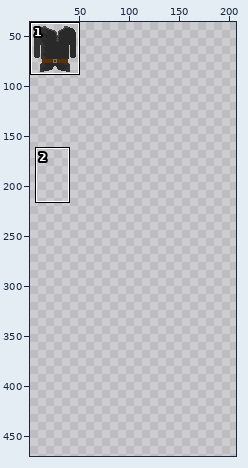
A sprite sheet gets an edit: assets/playerCustom/clothingTop/tunicBlack.png. Above: a wide view before the commit, with the close-up outlined.
Close-up. First the earlier version:
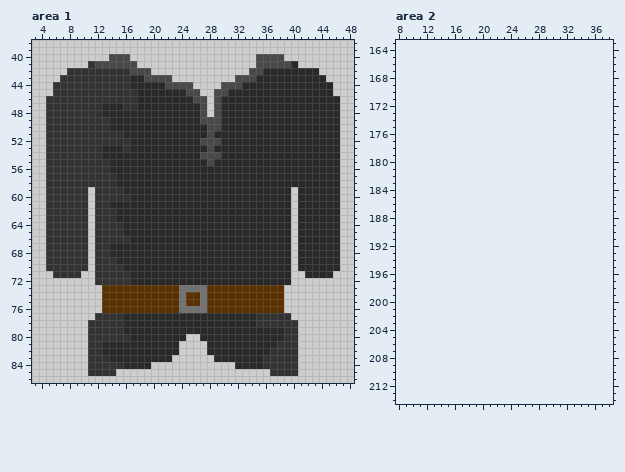
The file is 52x126 pixels. Colours within 5 levels of each other are drawn and written as one. Shown: area 1: x 3..48, y 38..86; area 2: x 8..38, y 163..214. The old version is drawn lined up with the new one, on the new canvas. The wide view leaves out empty margins. The commit also changed other parts of the picture, which this record leaves out.
Once edited:
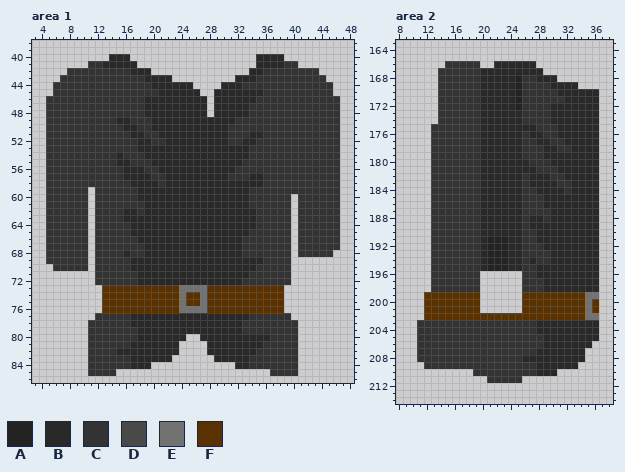
Palette (. is transparent): A #232323  B #292929  C #333333  D #494949  E #727272  F #5a3100
The exact change:
canvas 52x126 -> 208x507
Changed rows in their new state; - is an unchanged pixel.
Area 1:
first column x 5:
40 ---------BBB------------------BBBB--------
41 -------CBBBBB-----------------BBBBCC------
42 ------------BBB--------------BBCCCCCCCC---
43 ------------CCBBBB---------BBBCCCCCCCCCC--
44 ------------CCC--BBBB----BBBCCCCCCCCCCCCC-
45 -------------CCC----BB--BB-----CCCCCCCCCC-
46 -------------C-------BB-B-----CCCCCCCCCCCC
47 --------CCC--C--------B-B----CCCCCCCCCCCCC
48 --------CCCCCC--------B-B----CCCCCCCCCCCCC
49 ---------C--CCC-------BBB--CCCCCCCCCCCCCCC
50 ---------CC--CC--------BB-CCCCCCCCCCCCCCCC
51 -----------C--CC-------B--CCC--CCCCCCCCCCC
52 ------------C--CC-----BBB-CC--CCCCCCCCCCCC
53 --------CCC-C----------B-----CCCCCCCCCCCCC
54 --------CC-CCC--------BBB----CCCCCCCCCCCCC
55 ---------C--CCC--------B----CCCCCCCCCCCCCC
56 ---------CC---CC-----------CCCCCCCCCCCCCCC
57 ----------C----CC---------CCC--CCCCCCCCCCC
58 ----------CC----C--------------CCCCCCCCCCC
59 -----------CC----------------CCCCCCCCCCCCC
60 ------------C----------------CCCCCC-CCCCCC
61 ---------CCCCC---------------CCCCCC-CCCCCC
62 ----------C--C----------------CCCCC-CCCCCC
63 ----------C-------------------CCCCC-CCCCCC
64 -----------C------------------CCCCC-CCCCCC
65 -----------C-----------------CCCCCC-CCCCCC
66 ------------C---------------CCCCCCC-CCCCCC
67 ---------CCCCC--------------CCCCCCC-CCCCCC
68 ---------CC-CC--------------CCCCCCC-CCCCC.
69 ----------CC-------------------CCCC-......
70 .----------C------------------CCCCC-......
71 -....-------C----------------CCCCCC--....-
72 ------------C---------------CCCCCCC-------
first column x 13:
77 ---C-----------------C----
78 ---C----------------CC----
79 ---CC---------------CCCCCC
80 ----C-------------------CC
81 CCCC-------------------CC-
82 CC--------------------CC--
83 -CCC-----------------CC---
84 ---C-----------------CC---
Area 2:
first column x 11:
166 ----CCCCC--BBBBBB---------
167 ---CCCCCCBBBBBBBBB--------
168 ---CCCCCCBBBBBACCBBB------
169 ---CCCCCCBBBBBACCCCBBBB---
170 ---CCCCCCBBBBBACCCCCBBBBBB
171 ---CCCCCCBBBBBACCCCCCBBBBB
172 ---CCCCCCBBBBBACCCCBBBBBBB
173 ---CCCCCCBBBBBBCCCCBBBBBBB
174 ---CCCCCCBBBBBBCCCCBBBBBBB
175 --CCCCCCCBBBBBBBBCCCBBBBBB
176 --CCCCCCCBBBBBBCBBCCBBBBBB
177 --CCCCCCCBBBBBBCCBBCCBBBBB
178 --CCCCCCCBBBBBBCCCBBCCBBBB
179 --CCCCCCCBBBBBBCCCBBBBBBBB
180 --CCCCCCCBBBBBBBCCCBBBBBBB
181 --CCCCCCCBBBBBBBBCCCBBBBBB
182 --CCCCCCCBBBBBBCBBBCCBBBBB
183 --CCCCCCCBBBBBBCBBBBCCBBBB
184 --CCCCCCCBBBBBBCCBBBBCBBBB
185 --CCCCCCCBBBBBBCCCBBBBBBBB
186 --CCCCCCCBBBBBBCCCBBBBBBBB
187 --CCCCCCCBBBBBBCCCCBBBBBBB
188 --CCCCCCCBBBBBBCBBCBBBBBBB
189 --CCCCCCCBBBBBBCBBBBBBBBBB
190 --CCCCCCCBBBBBBCCBBBBBBBBB
191 --CCCCCCCBAAABBCCBBBBBBBBB
192 --CCCCCCCBAAABBCCCBBBBBBBB
193 --CCCCCCCBAAABBCCCCBBBBBBB
194 --CCCCCCCBAAABBCBCCBBBBBBB
195 --CCCCCCCBAAABBCCBBBBBBBBB
196 --CCCCCCC------CCBBBBBBBBB
197 --CCCCCCC------CCCBBBBBBBB
198 --CCCCCCC------CCCBBBBBBBB
199 -FFFFFFFF------FFFFFFFFFEE
200 -FFFFFFFF------FFFFFFFFFEF
201 -FFFFFFFF------FFFFFFFFFEF
202 -FFFFFFFFFFFFFFFFFFFFFFFEE
203 CCCCCCCCCCCCCCCCCBBBBBBBBB
204 CCCCCCCCCCCCCCCCCBBBBBBBBB
205 CCCCCCCCCCCCCCCCCCBBBBBBBB
206 CCCCCCCCCCCCCCCCCCBBBBBBB-
207 CCCCCCCCCCCCCCCCCBBBBBBB--
208 CCCCCCCCCCCCCCCBBBBBBBBB--
209 -CCCCCCCCCCCCCCCCBBBBBB---
210 --------CCCCCCCCCBBB------
211 ----------CCCCC-----------
